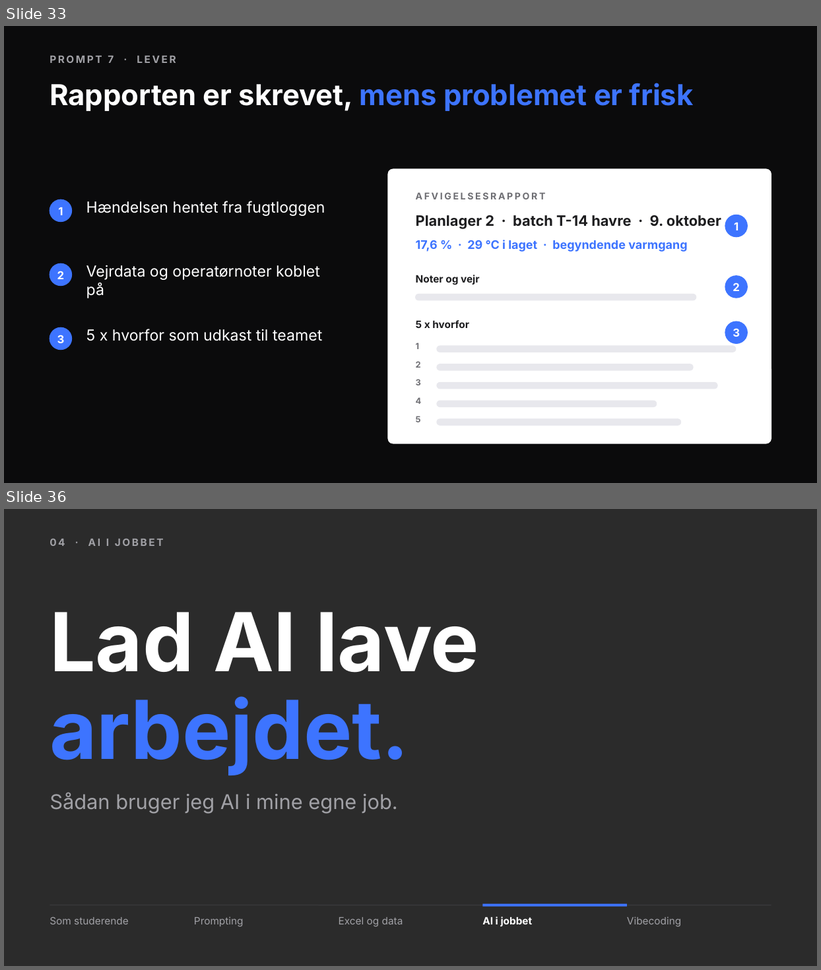
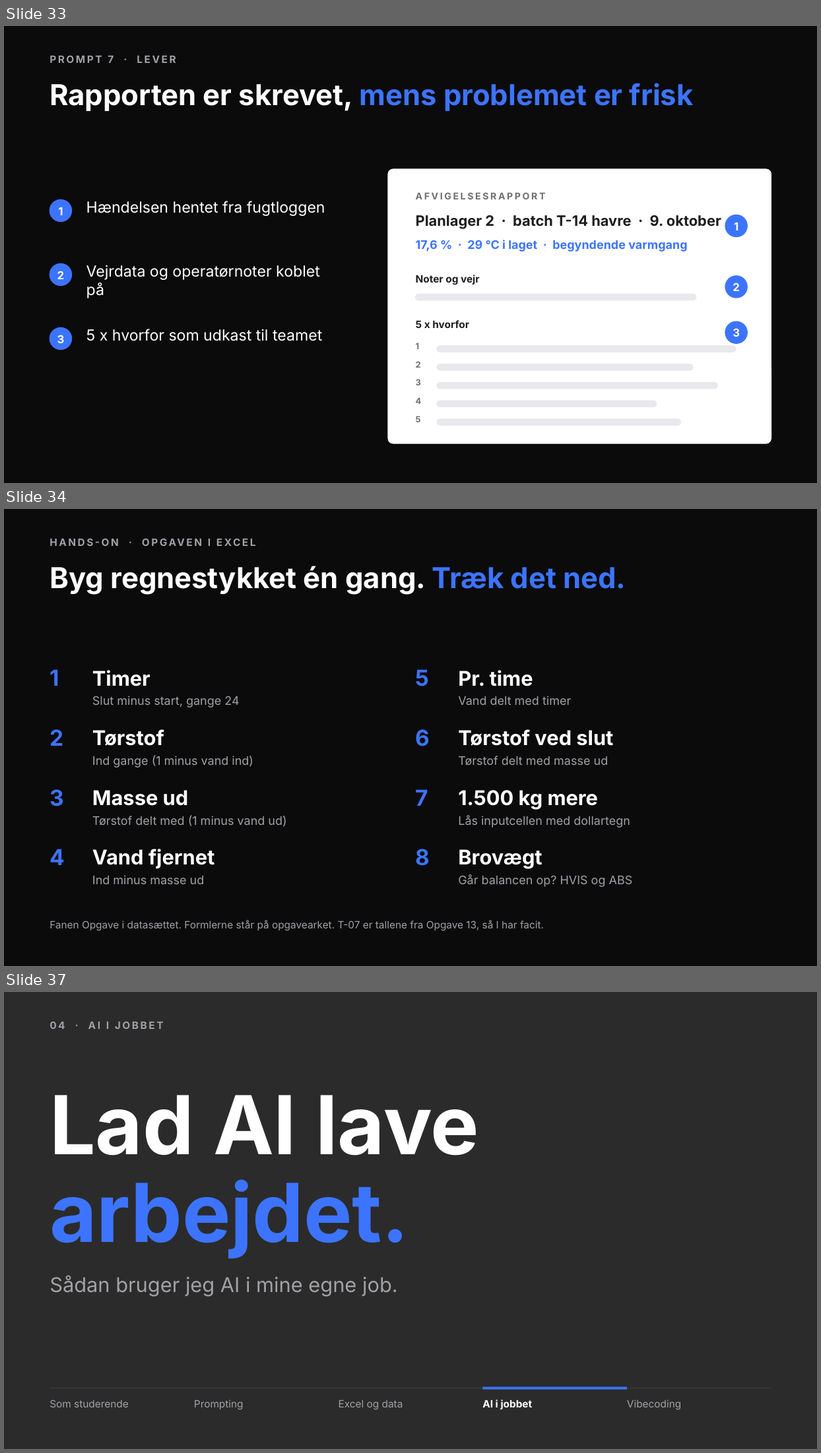
Before and after one commit to andr8769-ui/ucl-ai-undervisning, a slide deck: private/proces/praesentation.pptx. Shown one above the other, each under a label of ours: slides 33 and 36 before the commit, slides 33, 34 and 37 after it; the slides between them are not shown. The pictures are 821x970 and 821x1453 pixels, drawn with LibreOffice and Linux fonts; fonts in the diff are those of the drawing; background and template pictures are left out; a plain dark background stands for a picture behind light text. Boxes give left, top, right and bottom in pixels: in the first picture for what was removed or moved away, otherwise in the second. Text is boxed around its words. In the diff, an @@ line names an element or a change of style, - is before the commit and + after.

```diff
--- a/private/proces/praesentation.pptx
+++ b/private/proces/praesentation.pptx
@@ slide 34 added at bbox=[4, 509, 817, 966], background #0B0B0C @@
@@ text added at bbox=[208, 539, 211, 546], 12 pt, text #A1A1A6, bold @@
+HANDS-ON · OPGAVEN I EXCEL
@@ title added at bbox=[50, 566, 626, 595], 34 pt, text #FFFFFF, bold @@
+Byg regnestykket én gang. Træk det ned.
@@ text added at bbox=[50, 669, 59, 686], 26 pt, text #3D74FF, bold @@
+1
@@ text added at bbox=[92, 670, 151, 687], 24 pt, text #FFFFFF, bold @@
+Timer
@@ text added at bbox=[416, 669, 430, 687], 26 pt, text #3D74FF, bold @@
+5
@@ text added at bbox=[458, 670, 533, 687], 24 pt, text #FFFFFF, bold @@
+Pr. time
@@ text added at bbox=[92, 696, 239, 708], 14 pt, text #A1A1A6 @@
+Slut minus start, gange 24
@@ text added at bbox=[458, 696, 571, 705], 14 pt, text #A1A1A6 @@
+Vand delt med timer
@@ text added at bbox=[50, 729, 63, 746], 26 pt, text #3D74FF, bold @@
+2
@@ text added at bbox=[92, 729, 164, 746], 24 pt, text #FFFFFF, bold @@
+Tørstof
@@ text added at bbox=[416, 729, 430, 747], 26 pt, text #3D74FF, bold @@
+6
@@ text added at bbox=[458, 729, 613, 746], 24 pt, text #FFFFFF, bold @@
+Tørstof ved slut
@@ text added at bbox=[92, 755, 253, 768], 14 pt, text #A1A1A6 @@
+Ind gange (1 minus vand ind)
@@ text added at bbox=[458, 756, 609, 765], 14 pt, text #A1A1A6 @@
+Tørstof delt med masse ud
@@ text added at bbox=[50, 789, 64, 807], 26 pt, text #3D74FF, bold @@
+3
@@ text added at bbox=[92, 790, 189, 806], 24 pt, text #FFFFFF, bold @@
+Masse ud
@@ text added at bbox=[416, 789, 428, 806], 26 pt, text #3D74FF, bold @@
+7
@@ text added at bbox=[458, 790, 599, 810], 24 pt, text #FFFFFF, bold @@
+1.500 kg mere
@@ text added at bbox=[92, 815, 286, 827], 14 pt, text #A1A1A6 @@
+Tørstof delt med (1 minus vand ud)
@@ text added at bbox=[458, 815, 630, 828], 14 pt, text #A1A1A6 @@
+Lås inputcellen med dollartegn
@@ text added at bbox=[50, 849, 65, 865], 26 pt, text #3D74FF, bold @@
+4
@@ text added at bbox=[92, 849, 215, 869], 24 pt, text #FFFFFF, bold @@
+Vand fjernet
@@ text added at bbox=[416, 849, 430, 866], 26 pt, text #3D74FF, bold @@
+8
@@ text added at bbox=[458, 850, 542, 869], 24 pt, text #FFFFFF, bold @@
+Brovægt
@@ text added at bbox=[92, 875, 205, 885], 14 pt, text #A1A1A6 @@
+Ind minus masse ud
@@ text added at bbox=[458, 875, 633, 887], 14 pt, text #A1A1A6 @@
+Går balancen op? HVIS og ABS
@@ text added at bbox=[50, 920, 544, 931], 12 pt, text #A1A1A6 @@
+Fanen Opgave i datasættet. Formlerne står på opgavearket. T-07 er tallene fra Opgave 13, så I har facit.
@@ what was slide 36 is now slide 37 @@
```
Also in this commit, not shown: 2 other slides added, 2 slides removed, 35 other files.
